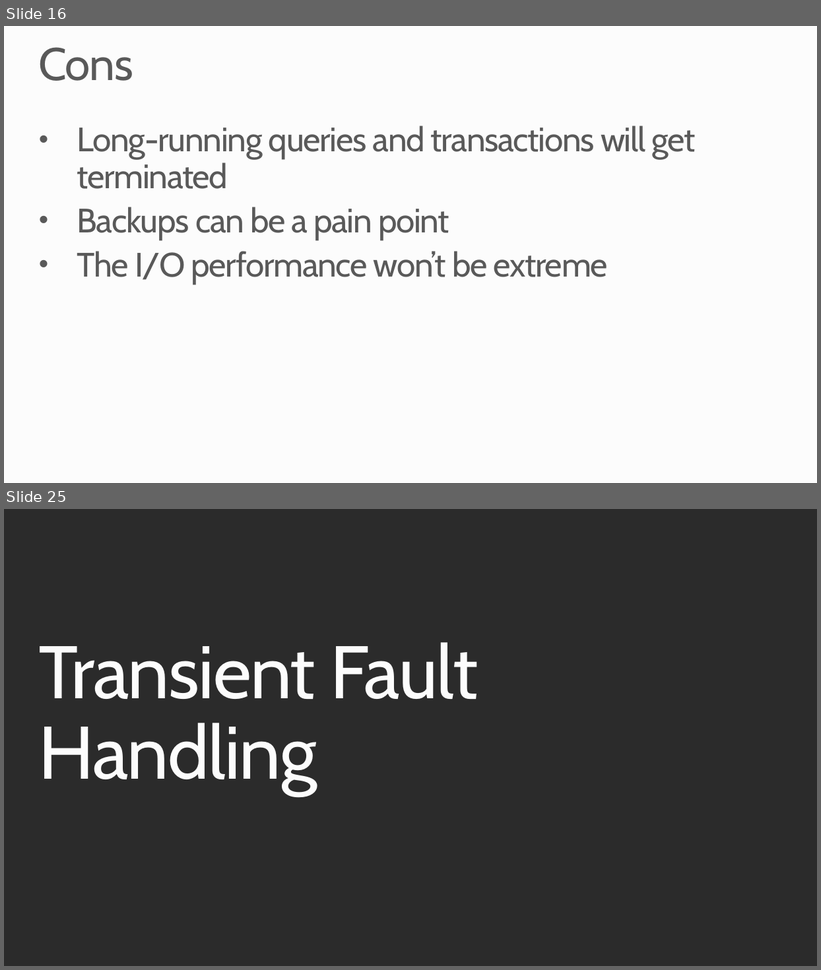
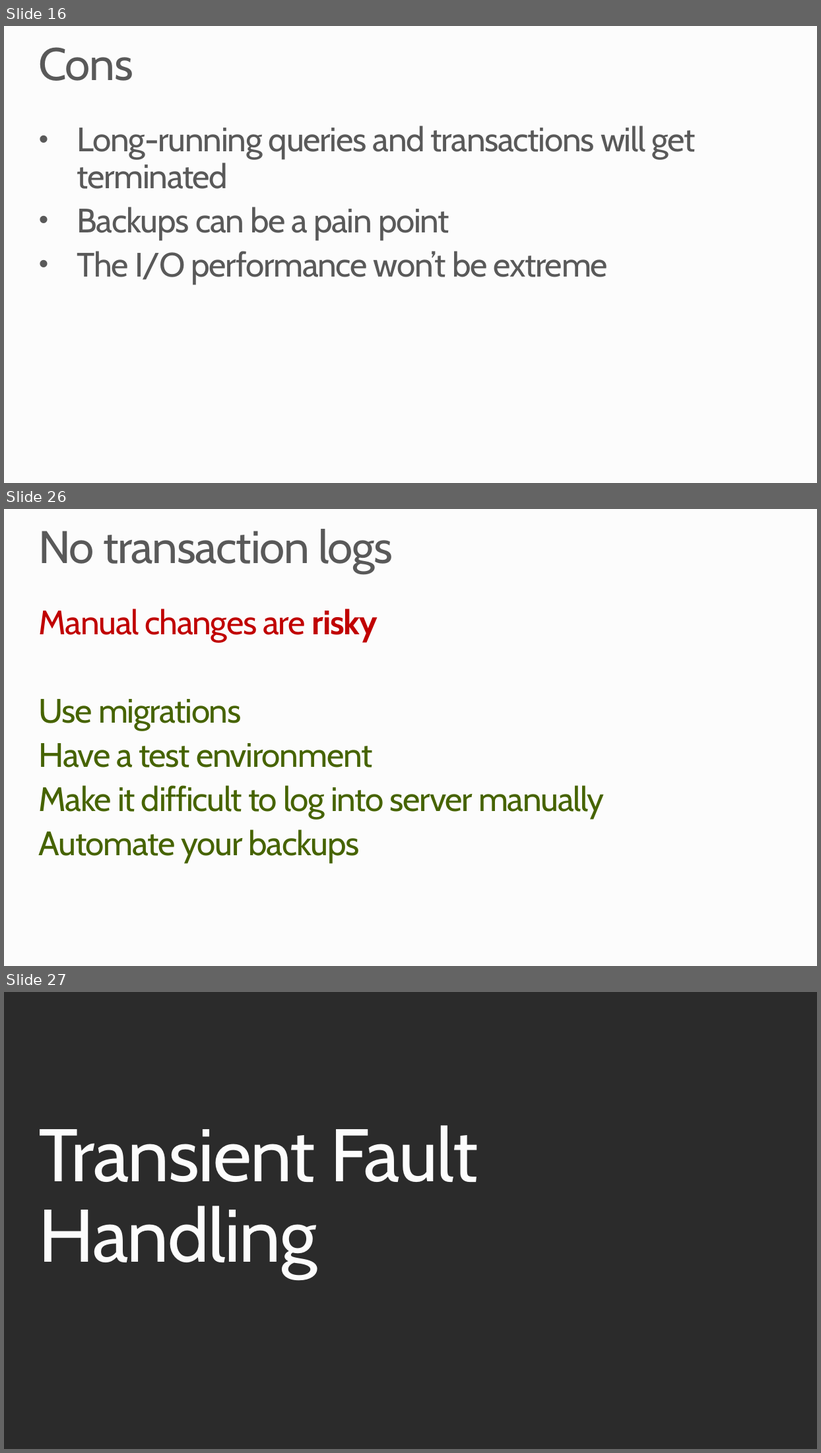
Before and after one commit to robdmoore/SQLAzureTransientDemo, a slide deck: Presentation.pptx. Shown one above the other, each under a label of ours: slides 16 and 25 before the commit, slides 16, 26 and 27 after it; the slides between them are not shown. The pictures are 821x970 and 821x1453 pixels, drawn with LibreOffice and Linux fonts; fonts in the diff are those of the drawing; background and template pictures are left out; a plain dark background stands for a picture behind light text. Boxes give left, top, right and bottom in pixels: in the first picture for what was removed or moved away, otherwise in the second. Text is boxed around its words. In the diff, an @@ line names an element or a change of style, - is before the commit and + after.

```diff
--- a/Presentation.pptx
+++ b/Presentation.pptx
@@ slide 26 added at [4,509,817,966], background #FCFCFC @@
@@ title added at [38,529,393,574], 54 pt, text #595959 @@
+No transaction logs
@@ text added at [39,609,605,863], 40 pt, text #466300 @@
+Manual changes are risky
+Use migrations
+Have a test environment
+Make it difficult to log into server manually
+Automate your backups
@@ what was slide 25 is now slide 27 @@
```
Also in this commit, not shown: 9 slides changed, 14 other slides added, 11 slides removed.
